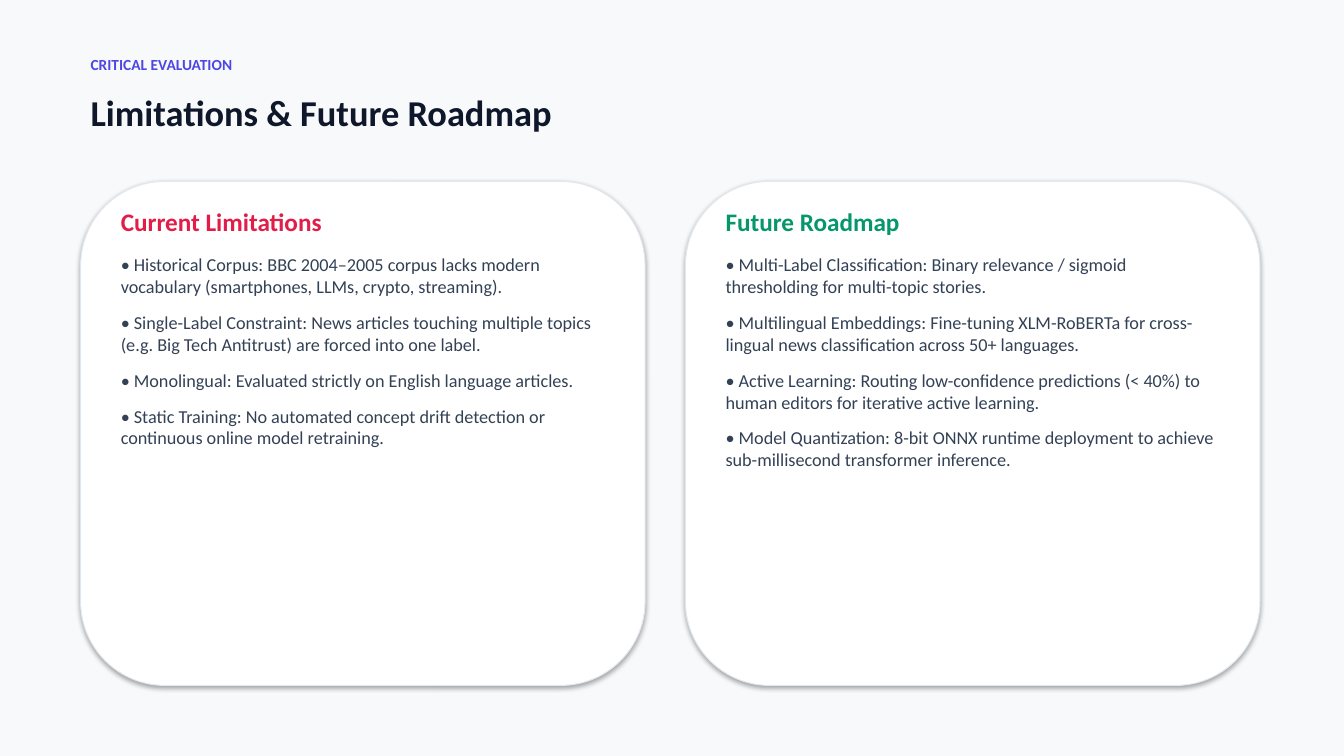
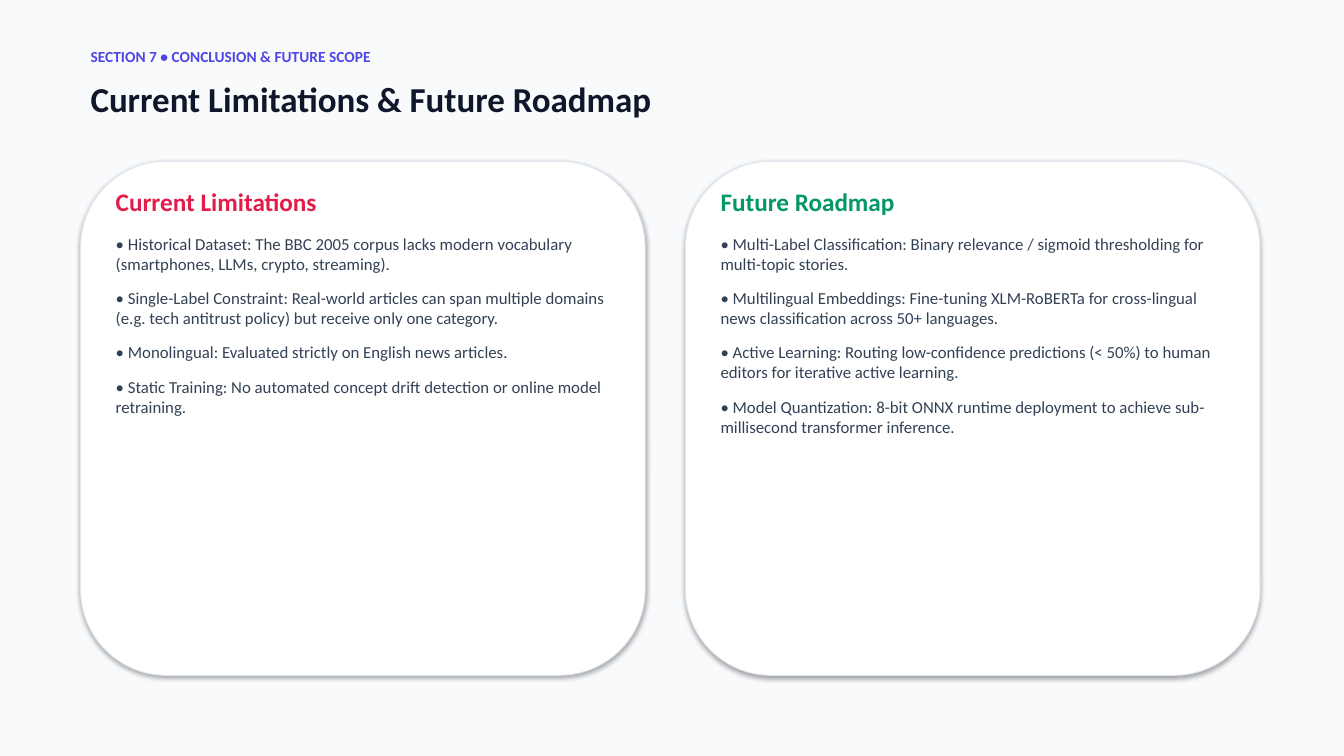
Before and after one commit to Abhijeet0848/NewsLens, a slide deck: slide 15 of docs/NewsScope_Presentation.pptx (slide 14 before the commit). Drawn at 1344x756 pixels with LibreOffice and Linux fonts; fonts in the diff are those of the drawing. Boxes give left, top, right and bottom in pixels: in the first picture for what was removed or moved away, otherwise in the second. Text is boxed around its words. In the diff, an @@ line names an element or a change of style, - is before the commit and + after.

Commit message:
docs: restructure presentation into 7 user-specified sections using light theme

```diff
--- a/docs/NewsScope_Presentation.pptx
+++ b/docs/NewsScope_Presentation.pptx
@@ background #F8F9FA to #F8FAFC @@
@@ text added at (x1=91, y1=52, x2=370, y2=62), 11 pt, text #4F46E5, bold @@
+SECTION 7 • CONCLUSION & FUTURE SCOPE
@@ text at (x1=91, y1=87, x2=651, y2=118): text changed; size 26 to 25 pt @@
-Limitations & Future Roadmap
+Current Limitations & Future Roadmap
@@ text removed at (x1=91, y1=60, x2=232, y2=70) @@
-CRITICAL EVALUATION
@@ rounded rectangle resized from (x1=81, y1=181, x2=645, y2=686) to (x1=81, y1=161, x2=645, y2=676) @@
@@ rounded rectangle resized from (x1=686, y1=181, x2=1260, y2=686) to (x1=686, y1=161, x2=1260, y2=676) @@
@@ text "Current Limitations" moved from (x1=121, y1=213, x2=591, y2=447) to (x1=116, y1=193, x2=604, y2=416) @@
@@ text "Future Roadmap" moved from (x1=726, y1=213, x2=1213, y2=466) to (x1=721, y1=193, x2=1211, y2=433) @@
@@ text at (x1=116, y1=238, x2=604, y2=416): text changed; size 13 to 12 pt @@
-• Historical Corpus: BBC 2004–2005 corpus lacks modern vocabulary (smartphones, LLMs, crypto, streaming).
-• Single-Label Constraint: News articles touching multiple topics (e.g. Big Tech Antitrust) are forced into one label.
-• Monolingual: Evaluated strictly on English language articles.
-• Static Training: No automated concept drift detection or continuous online model retraining.
+• Historical Dataset: The BBC 2005 corpus lacks modern vocabulary (smartphones, LLMs, crypto, streaming).
+• Single-Label Constraint: Real-world articles can span multiple domains (e.g. tech antitrust policy) but receive only one category.
+• Monolingual: Evaluated strictly on English news articles.
+• Static Training: No automated concept drift detection or online model retraining.
@@ text at (x1=721, y1=238, x2=1204, y2=433): size 13 to 12 pt in "• Multi-Label Classification: Binary relevance / sigmoid ...", "• Multilingual Embeddings: Fine-tuning XLM-RoBERTa for cross ...", "• Model Quantization: 8-bit ONNX runtime deployment ..." @@
@@ text at (x1=721, y1=346, x2=1211, y2=381): text changed; size 13 to 12 pt @@
-• Active Learning: Routing low-confidence predictions (< 40%) to human editors for iterative active learning.
+• Active Learning: Routing low-confidence predictions (< 50%) to human editors for iterative active learning.
```
Also in this commit, not shown: 6 other slides changed, 10 slides added, 9 slides removed, 2 other files.
